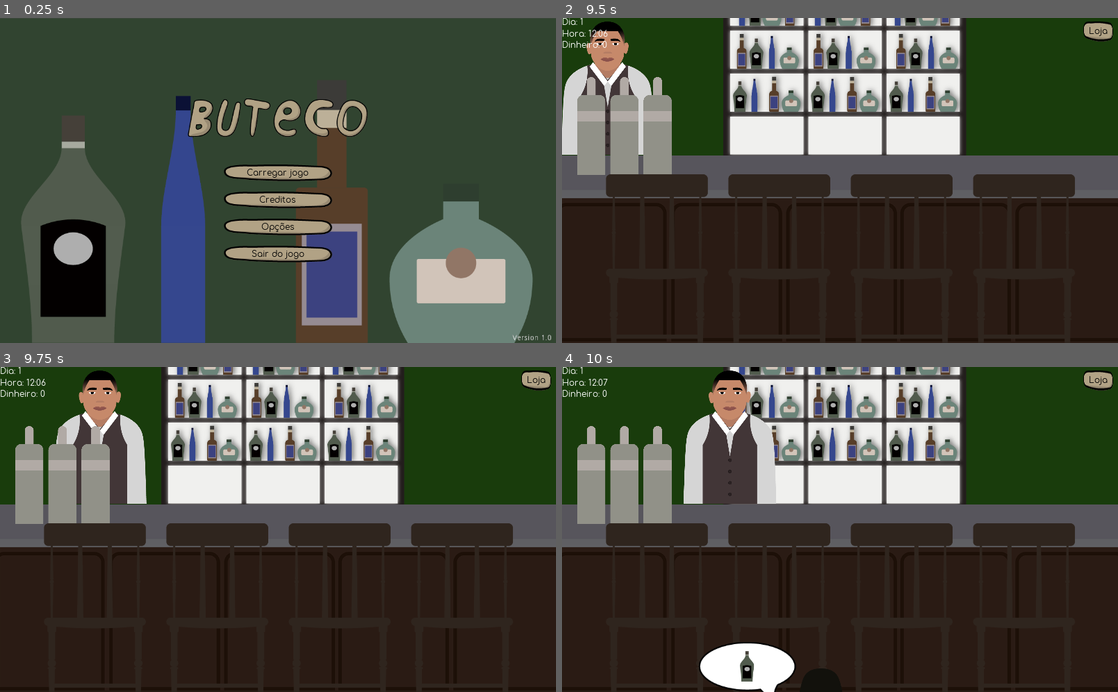
Above: before the commit, frames 1-4 (two rows, left to right).
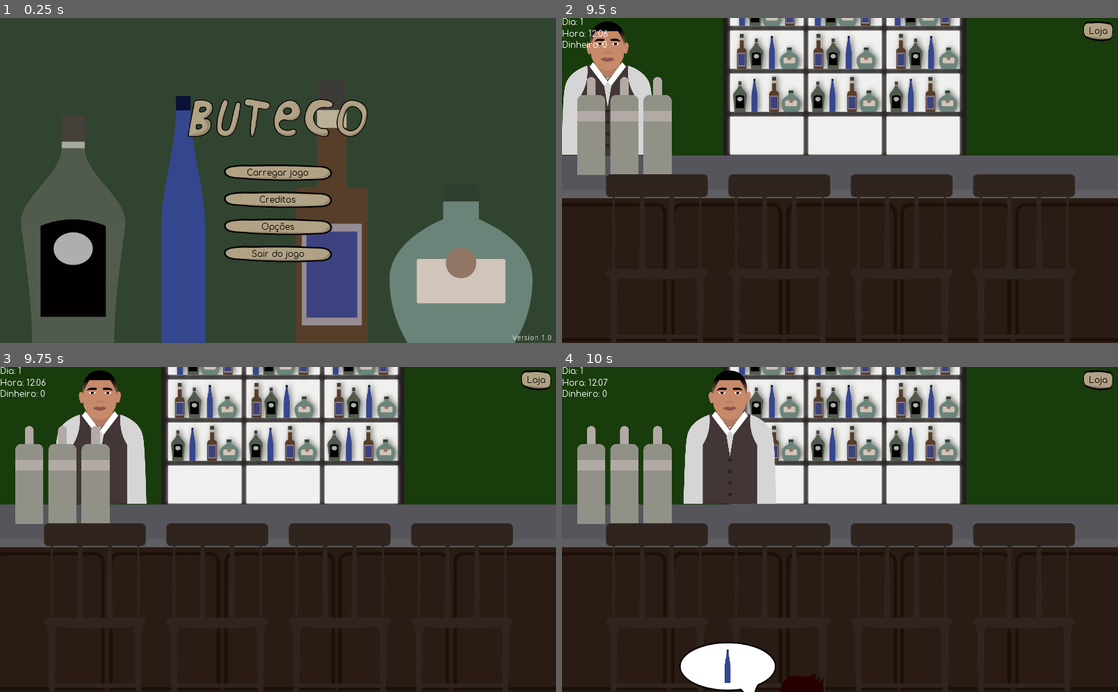
Above: after the commit, the same moments.

Repository: gustavopedrosob/buteco
Game: Godot game, scene res://scenes/TelaInicial.tscn
Same seed, same stepped clock (60 frames per second), same inputs: the game is played once before the commit and once after it.
Inputs (mouse positions are in pixels of both pictures, inside the frame that each line leads up to):
- Up to frame 1 (0.25 s): no input
- Up to frame 2 (9.5 s): click "Carregar jogo" at 0.5 s; click "Novo jogo" at 1.25 s; click "Loja" at 2 s; click "Comprar" at 2.75 s; click "X" at 3.5 s; tap Enter at 4.25, 7.25 s; move the mouse to (962, 164) at 4.27 s; hold Right (ui_right) 4.28-5.03 s; tap E (interagir) every 0.75 s from 4.35 to 8.85 s; tap Space (ui_select) at 4.52, 5, 5.27, 6.77, 7.52, 8.27 s; move the mouse to (728, 196) at 5.02 s; hold Left (ui_left) 5.03-5.78 s; move the mouse to (895, 109) at 5.77 s; hold Right (ui_right) 5.78-7.28 s; move the mouse to (812, 245) at 6.52 s; move the mouse to (1006, 229) at 7.27 s; hold Left (ui_left) from 7.28 s (still down); move the mouse to (673, 131) at 8.02 s; move the mouse to (867, 180) at 8.77 s
- Up to frame 3 (9.75 s): tap Space (ui_select) at 9.5 s; move the mouse to (194, 448) at 9.52 s; release Left (ui_left) at 9.53 s; hold Right (ui_right) from 9.53 s (still down); tap E (interagir) at 9.6 s
- Up to frame 4 (10 s): keep holding Right (ui_right); tap Space (ui_select) at 9.77 s

Frames 1-3 are identical in both runs. In frame 4, 1.7% of the frame differs, in the area x 21-51%, y 84-100%.

Commit message:
Agora funções repetitas em alguns scripts estão reunidas em um só script chamado Functions.

Diff:
--- a/project.godot
+++ b/project.godot
@@ -40,6 +40,7 @@
 
 Playervariables="*res://scripts/globals/Playervariables.gd"
 Options="*res://scripts/globals/Options.gd"
+Functions="*res://scripts/globals/Functions.gd"
 
 [display]
 
--- a/scripts/Button.gd
+++ b/scripts/Button.gd
@@ -16,7 +16,7 @@
 	spawn_client()
 
 func reset_timer():
-	$Timer.set_wait_time(get_random_int(3, 10))
+	$Timer.set_wait_time(Functions.get_random_int(3, 10))
 	$Timer.start()
 
 func on_cena_tree_exited():
@@ -27,11 +27,6 @@
 		Playervariables.create_save()
 		print('auto-save funcionado')
 
-func get_random_int(num1,num2):
-	var rand_generate = RandomNumberGenerator.new()
-	rand_generate.randomize()
-	return rand_generate.randi_range(num1,num2)
-
 func spawn_client():
 	var spawn = cliente.instance()
 	spawn.connect("tree_exited", self, "on_cena_tree_exited")
--- a/scripts/Cabelo.gd
+++ b/scripts/Cabelo.gd
@@ -4,19 +4,9 @@
 var cores_comuns = ['#b0a184', '#923f21','#342510','#13120d','#c39b60', '#825b34','#4d2d18','#280200']
 
 func _ready():
-	var chance = get_random_int(1, 100)
-	texture = load('res://sprites/Clientes/%s.png' % tipos_cabelo[get_random_int(0,3)])
+	var chance = Functions.get_random_int(1, 100)
+	texture = load('res://sprites/Clientes/%s.png' % Functions.get_random_in_list(tipos_cabelo))
 	if chance < 90:
-		modulate = Color(cores_comuns[get_random_int(0,7)])
+		modulate = Color(Functions.get_random_in_list(cores_comuns))
 	elif chance > 90:
-		modulate = Color(get_random_color(),get_random_color(),get_random_color())
-
-func get_random_int(num1,num2):
-	var rand_generate = RandomNumberGenerator.new()
-	rand_generate.randomize()
-	return rand_generate.randi_range(num1,num2)
-
-func get_random_color():
-	var rand_generate = RandomNumberGenerator.new()
-	rand_generate.randomize()
-	return rand_generate.randf_range(0,1)
+		modulate = Functions.get_random_color()
--- a/scripts/Cliente.gd
+++ b/scripts/Cliente.gd
@@ -1,6 +1,4 @@
 extends Node2D
-
-var rand_generate = RandomNumberGenerator.new()
 
 var pode_interagir = false
 var pode_interagir2 = false
@@ -23,8 +21,7 @@
 	$AnimationPlayer.current_animation = 'Entrada'
 	$AnimationPlayer.play("Entrada")
 
-	rand_generate.randomize()
-	var rand_beb = rand_generate.randi_range(0,3)
+	var rand_beb = Functions.get_random_int(0, 3)
 	match rand_beb:
 		0:
 			Playervariables.valor_da_bebida = 10
@@ -34,7 +31,7 @@
 			Playervariables.valor_da_bebida = 30
 		3:
 			Playervariables.valor_da_bebida = 40
-	var rand_pos = rand_generate.randi_range(100,800)
+	var rand_pos = Functions.get_random_int(100, 800)
 	$"AnimationPlayer/posicao/Cliente/Pedido do cliente/Pedido".set_texture(listabebidas[rand_beb])
 	$'AnimationPlayer/posicao'.position.x = rand_pos
 # warning-ignore:unused_argument
--- a/scripts/Corpo.gd
+++ b/scripts/Corpo.gd
@@ -2,9 +2,4 @@
 
 func _ready():
 	var tons_de_pele = ['f7d2be','eebea3','eab99a','efba9b','d99573','de9a75','a0563a']
-	modulate = Color(tons_de_pele[get_random_int()])
-
-func get_random_int():
-	var rand_generate = RandomNumberGenerator.new()
-	rand_generate.randomize()
-	return rand_generate.randi_range(0,6)
+	modulate = Color(Functions.get_random_in_list(tons_de_pele))
--- a/scripts/Linha vermelha.gd
+++ b/scripts/Linha vermelha.gd
@@ -33,10 +33,7 @@
 			acertou(false,'errou')
 
 func set_random_green_line():
-	var rand_generate = RandomNumberGenerator.new()
-	rand_generate.randomize()
-	var rand_int = rand_generate.randi_range(5,195)
-	$"Linha verde".rect_position.y = rand_int
+	$"Linha verde".rect_position.y = Functions.get_random_int(5, 195)
 
 func reset_white_line():
 	$"Linha branca".rect_position.y = 0
--- /dev/null
+++ b/scripts/globals/Functions.gd
@@ -0,0 +1,18 @@
+extends Node
+
+func get_random_int(num1, num2):
+	var rand_generate = RandomNumberGenerator.new()
+	rand_generate.randomize()
+	return rand_generate.randi_range(num1, num2)
+
+func get_random_float(num1, num2):
+	var rand_generate = RandomNumberGenerator.new()
+	rand_generate.randomize()
+	return rand_generate.randf_range(num1, num2)
+
+func get_random_color():
+	return Color(get_random_float(0, 1), get_random_float(0, 1), get_random_float(0, 1))
+
+func get_random_in_list(list):
+	var size = len(list)
+	return list[get_random_int(0, size - 1)]
--- a/scripts/roupa.gd
+++ b/scripts/roupa.gd
@@ -3,15 +3,5 @@
 var tipos_roupa = ['Camisa','Colete','Joker','Pijama']
 
 func _ready():
-	texture = load('res://sprites/Clientes/%s.png' % tipos_roupa[get_random_int()])
-	modulate = Color(get_random_color(),get_random_color(),get_random_color())
-
-func get_random_int():
-	var rand_generate = RandomNumberGenerator.new()
-	rand_generate.randomize()
-	return rand_generate.randi_range(0,3)
-
-func get_random_color():
-	var rand_generate = RandomNumberGenerator.new()
-	rand_generate.randomize()
-	return rand_generate.randf_range(0,1)
+	texture = load('res://sprites/Clientes/%s.png' % Functions.get_random_in_list(tipos_roupa))
+	modulate = Functions.get_random_color()
Not shown, changed: .gitignore
